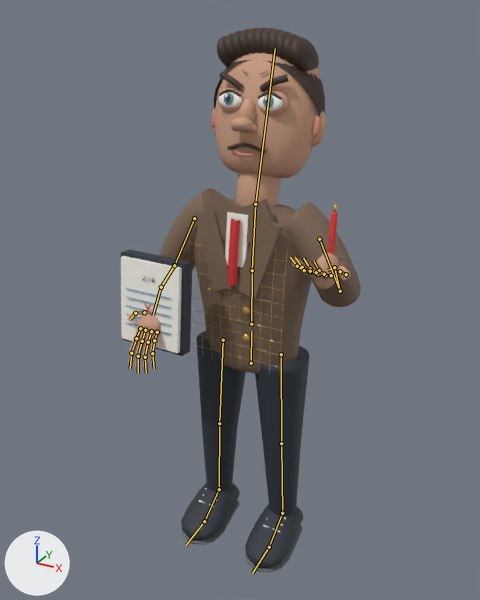
Two versions of the glTF model game/public/assets/characters/bad-teacher.glb, one commit apart.
The view is the same before and after, from a camera (50 mm lens) standing at (2.05, -3.91, 4.06) and looking at (-0.03, -0.13, 2.17). Arrows for +X, +Y and +Z are at lower left; the lights stay in place. The older version comes first. Both versions are drawn at frame 19 of the action 'heal'; the numbers are the values there. The bones that change, and the others that lie on the model, are drawn over the model as lines.

In view in the first picture: 'bad-teacher / Weighted surfaces'.
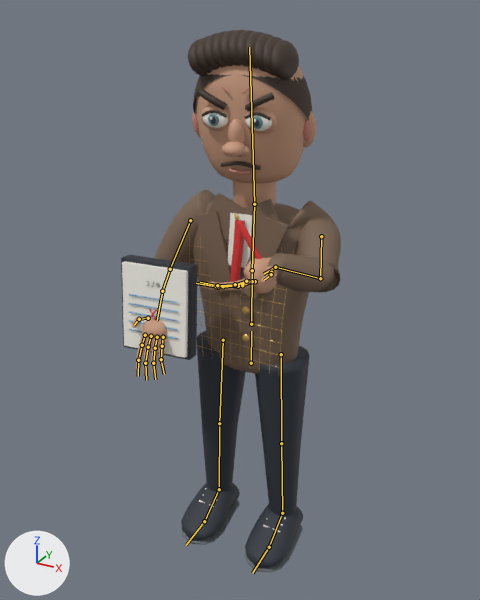
Changed parts and their boxes [x1, y1, x2, y2] in the pictures (480 x 600 px):
'bad-teacher / Weighted surfaces', posed (8% narrower)
    before: [121, 27, 361, 573]
    after: [121, 30, 341, 573]
bone 'chest', root to tip
    before: (252, 270) to (255, 204)
    after: (252, 270) to (254, 204)
bone 'head', root to tip
    before: (255, 204) to (275, 48)
    after: (254, 204) to (249, 47)
bone 'right.upperarm', root to tip
    before: (319, 239) to (340, 291)
    after: (321, 236) to (320, 278)
bone 'right.forearm', root to tip
    before: (340, 291) to (334, 267)
    after: (320, 278) to (275, 267)

What the commit changed:
Bone 'chest' (bone_chest) turns from (-6, 0, 0) to (-6, 7, 0) degrees about its own x, y and z.
Bone 'head' (bone_head) turns from (-9, 0, 0) to (13, 0, 0) degrees about its own x, y and z.
Bone 'right.upperarm' (bone_right_upperarm) turns from (0, 0, 0) to (-40, 0, -20) degrees about its own x, y and z.
Bone 'right.forearm' (bone_right_forearm) turns from (0, 0, 0) to (57, 0, 6) degrees about its own x, y and z.
